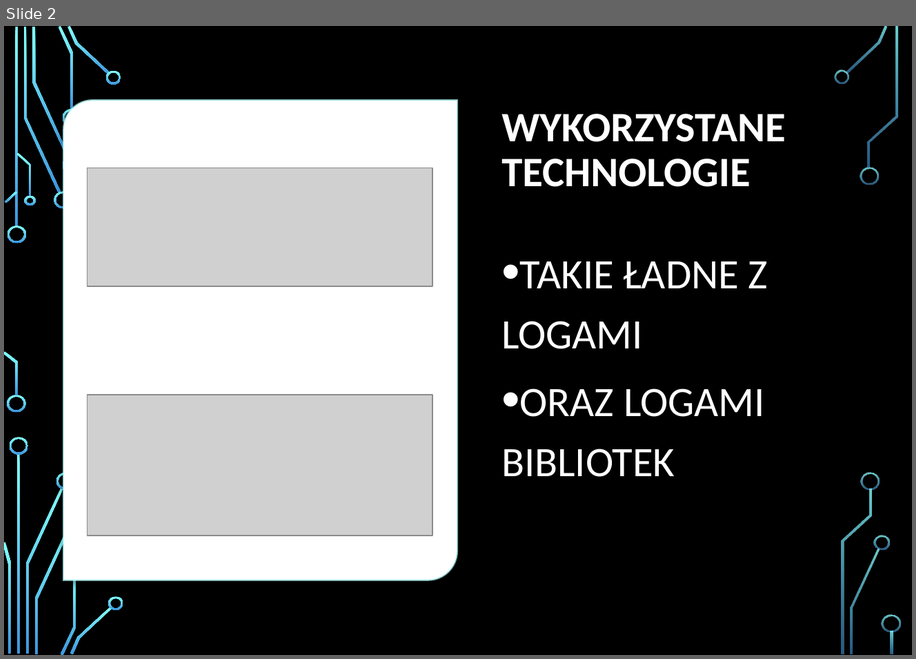
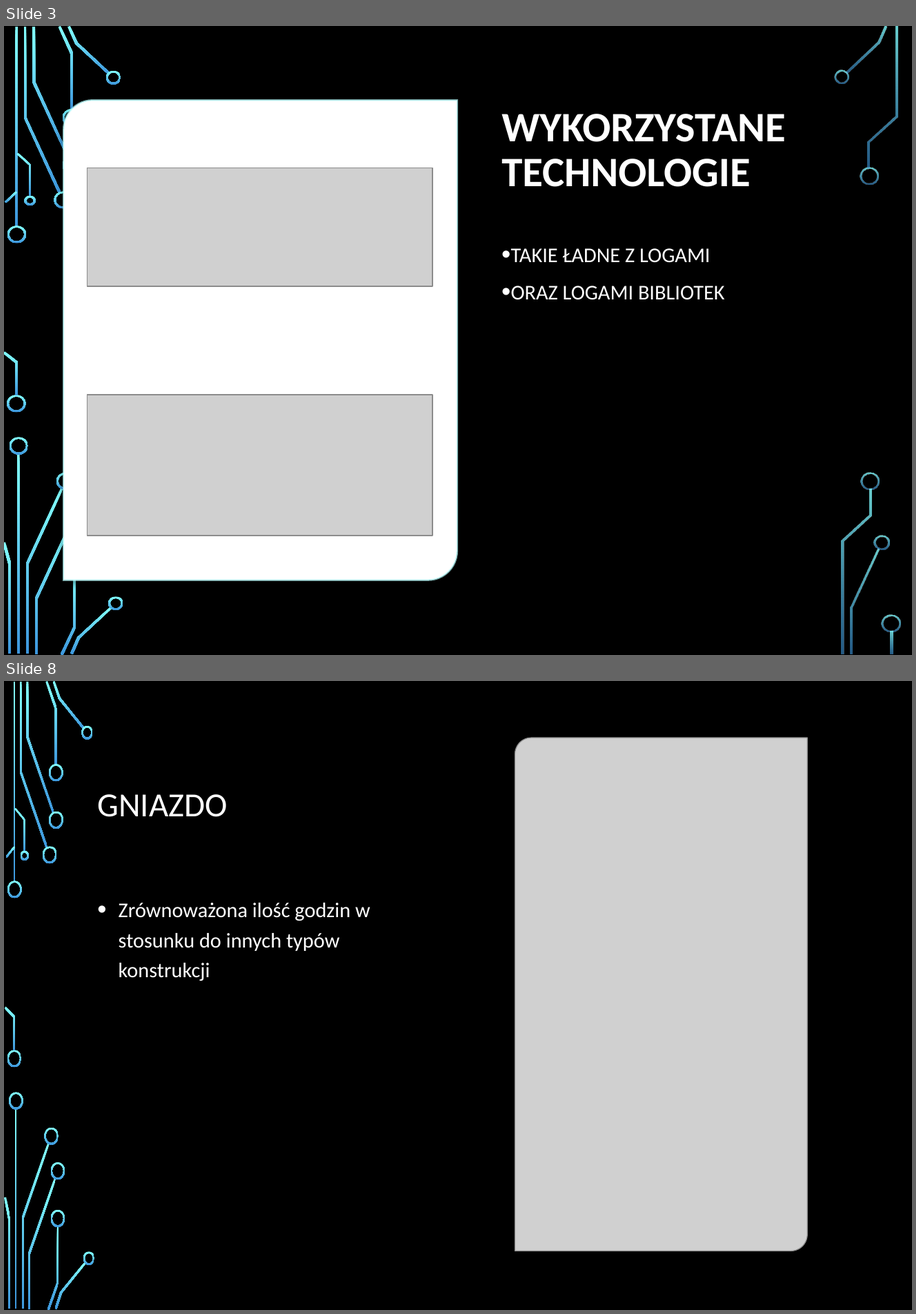
Before and after one commit to wszczawinski/DS_final_project, a slide deck: Analiza obciążenia przedsiębiorstwa produkcyjnego.pptx. Shown one above the other, each under a label of ours: slide 2 before the commit, slides 3 and 8 after it; the slides between them are not shown. The pictures are 916x659 and 916x1314 pixels, drawn with LibreOffice and Linux fonts; fonts in the diff are those of the drawing; grey boxes stand for pictures; background and template pictures are left out. Boxes give left, top, right and bottom in pixels: in the first picture for what was removed or moved away, otherwise in the second. Text is boxed around its words. In the diff, an @@ line names an element or a change of style, - is before the commit and + after.

```diff
--- a/Analiza obciążenia przedsiębiorstwa produkcyjnego.pptx
+++ b/Analiza obciążenia przedsiębiorstwa produkcyjnego.pptx
@@ slide 8 added at (4, 681, 912, 1310), background picture (left out); not listed: 17 template elements that a slide beside it also shows @@
@@ rectangle added at (4, 681, 912, 1310), fill #000000 @@
@@ picture added at (515, 738, 808, 1251) @@
@@ title added at (97, 794, 227, 817), 29 pt, text #FFFFFF @@
+GNIAZDO
@@ text added at (119, 902, 370, 981), 18 pt, text #FFFFFF @@
+• Zrównoważona ilość godzin w stosunku do innych typów konstrukcji
@@ group added at (4, 681, 95, 1310): 24 freeform shapes, 2 rectangles @@
@@ what was slide 2 is now slide 3 @@
@@ slide 3 changed as well @@
@@ text "TAKIE ŁADNE Z LOGAMI" at (511, 248, 725, 300): size 36 to 18 pt @@
```
Also in this commit, not shown: 3 other slides changed, 8 other slides added, 1 slide removed.
